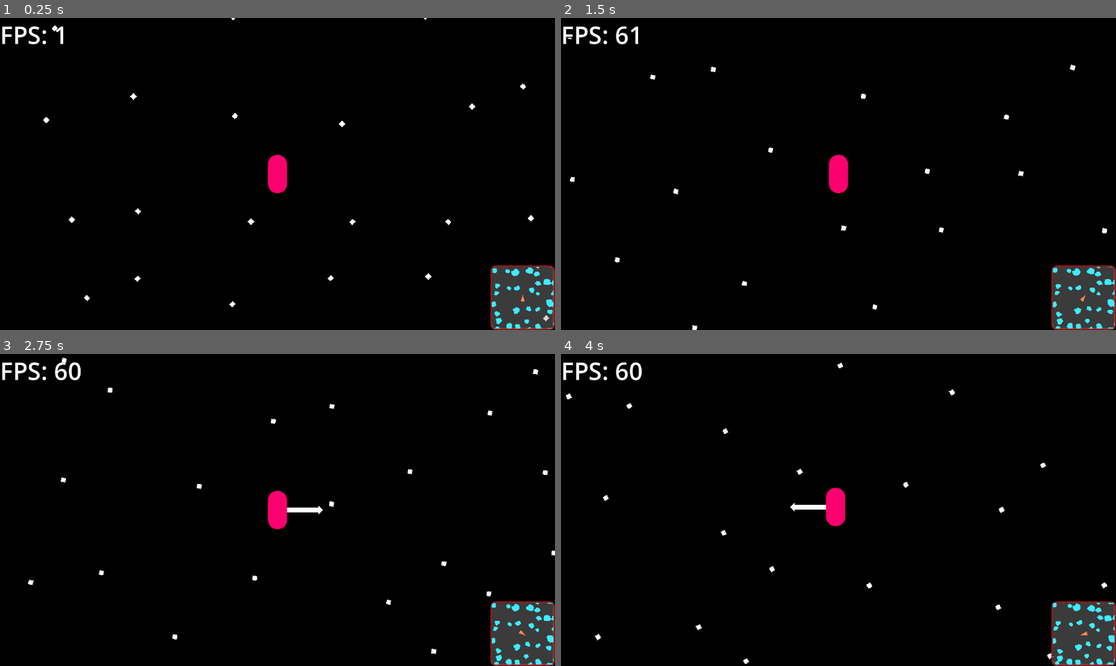
Above: before the commit, frames 1-4 (two rows, left to right).
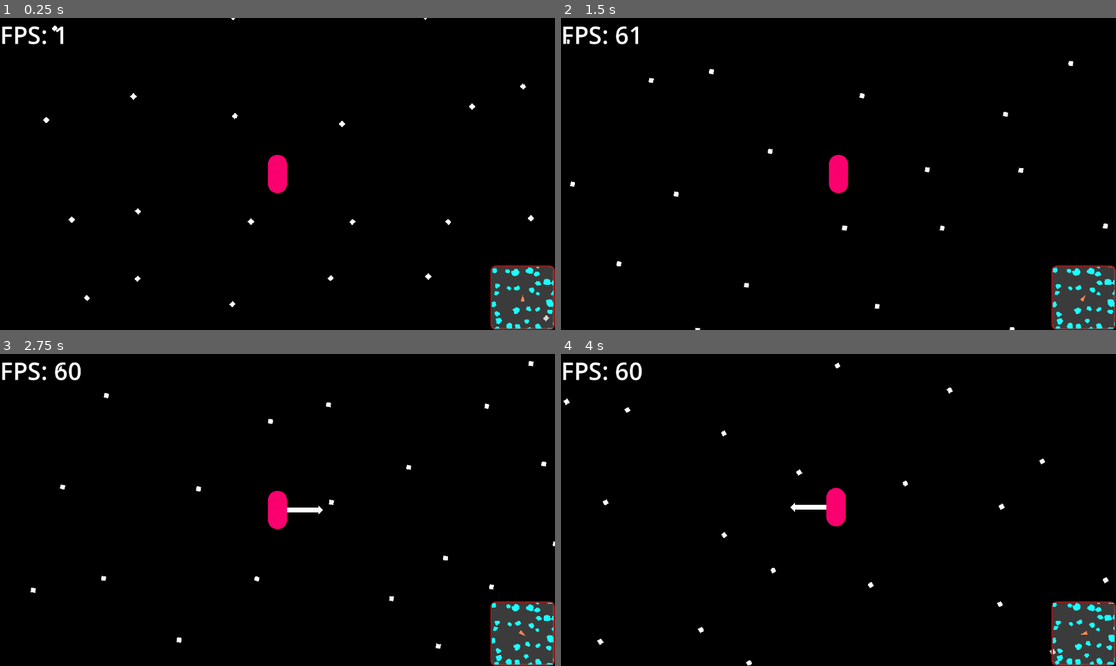
Above: after the commit, the same moments.

Repository: coolspacegame/game
Game: Godot game, scene res://node_2d.tscn
The game is run twice, just before and just after one commit, with the same random seed, the same clock (stepped at 60 frames per second) and the same inputs.
Inputs (mouse positions are in pixels of both pictures, inside the frame that each line leads up to):
- Up to frame 1 (0.25 s): no input
- Up to frame 2 (1.5 s): tap Enter at 0.5 s; move the mouse to (960, 158) at 0.52 s; hold D (skelly_input_action_right) 0.53-1.28 s; click (960, 158) at 0.6 s; tap Space (skelly_input_action_jump) at 0.77 s; move the mouse to (727, 189) at 1.27 s; hold S (skelly_input_action_backward) from 1.28 s (still down); right-click (727, 189) at 1.35 s
- Up to frame 3 (2.75 s): tap Space (skelly_input_action_jump) at 1.52 s; move the mouse to (333, 441) at 2.02 s; release S (skelly_input_action_backward) at 2.03 s; hold D (skelly_input_action_right) from 2.03 s (still down); tap E (skelly_input_action_2) at 2.1 s
- Up to frame 4 (4 s): move the mouse to (810, 572) at 2.77 s; release D (skelly_input_action_right) at 2.78 s; hold W (skelly_input_action_forward) 2.78-3.53 s; tap I (skelly_input_action_3) at 2.85 s; tap Space (skelly_input_action_jump) at 3.02, 3.77 s; move the mouse to (1005, 556) at 3.52 s; hold A (skelly_input_action_left) from 3.53 s (still down); click (1005, 556) at 3.6 s

The runs differ from the first frame. In frame 1, 0.3% of the frame differs, in the area x 88-100%, y 79-100%; in frame 2, 0.7%; in frame 3, 0.9%; in frame 4, 0.9%, in the area x 0-100%, y 2-100%.

Commit message:
UI abstraction into stefan branch (#15)
* Consolidated UI scripts into one. Extracted FPS label and minimap into
separate scene (along with other UI elements. Renamed TheAsteroid to
Asteroid.

* fix comments

* included the minimap camera in the ui abstraction

* reparent the asteroid's rigidbody to the asteroid in order to fix a bug where gravity wasn't working

Diff:
--- a/node_2d.tscn
+++ b/node_2d.tscn
@@ -1,15 +1,12 @@
-[gd_scene load_steps=22 format=3 uid="uid://d01ygggpfvijv"]
+[gd_scene load_steps=13 format=3 uid="uid://d01ygggpfvijv"]
 
 [ext_resource type="PackedScene" uid="uid://tbol7ay3fc5a" path="res://scenes/the_character.tscn" id="1_x0ka3"]
 [ext_resource type="Shader" uid="uid://bxtj0hvu04viu" path="res://shaders/bg_shader.tres" id="2_q6r6c"]
 [ext_resource type="Script" uid="uid://dv4vjoges1tfq" path="res://scripts/TheCamera.gd" id="4_rj586"]
-[ext_resource type="Script" uid="uid://mt3ebexr2yyf" path="res://scripts/TheLabel.gd" id="5_4d7sh"]
+[ext_resource type="PackedScene" uid="uid://cg741qlycoys2" path="res://scenes/the_ui.tscn" id="6_d21ai"]
 [ext_resource type="Script" uid="uid://bf2cimoge6xc1" path="res://scripts/TheGenerator.gd" id="7_4d7sh"]
 [ext_resource type="Script" uid="uid://cw2jpbgevioaq" path="res://scripts/Background.gd" id="8_4d7sh"]
-[ext_resource type="Script" uid="uid://bj3ov0vc2jm17" path="res://scripts/MinimapCamera.gd" id="9_hqns4"]
 [ext_resource type="Script" uid="uid://d4iai86sp4tm" path="res://scripts/MinimalInputHandler.gd" id="10_ir8iy"]
-[ext_resource type="Script" uid="uid://dctu8lqks5d5u" path="res://scripts/CharacterDot.gd" id="11_hqns4"]
-[ext_resource type="Script" uid="uid://vxmpfx5v4gmh" path="res://scripts/AsteroidDots.gd" id="11_x0ka3"]
 
 [sub_resource type="FastNoiseLite" id="FastNoiseLite_ir8iy"]
 noise_type = 0
@@ -28,36 +25,14 @@
 
 [sub_resource type="CircleShape2D" id="CircleShape2D_q6r6c"]
 
-[sub_resource type="StyleBoxFlat" id="StyleBoxFlat_hqns4"]
-bg_color = Color(0.6, 0.6, 0.6, 0.388235)
-border_width_left = 3
-border_width_top = 3
-border_width_right = 3
-border_width_bottom = 3
-border_color = Color(0.57, 0.0969, 0.0969, 1)
-corner_radius_top_left = 10
-corner_radius_top_right = 10
-corner_radius_bottom_right = 10
-corner_radius_bottom_left = 10
+[node name="Node2D" type="Node2D"]
 
-[sub_resource type="PrismMesh" id="PrismMesh_hqns4"]
-size = Vector3(8, 15, 8)
+[node name="MinimalInputHandler" type="Node" parent="."]
+script = ExtResource("10_ir8iy")
 
-[sub_resource type="Gradient" id="Gradient_hqns4"]
-offsets = PackedFloat32Array(0.995283)
-colors = PackedColorArray(1, 0.538, 0.34, 1)
+[node name="CanvasLayer" type="CanvasLayer" parent="."]
 
-[sub_resource type="GradientTexture2D" id="GradientTexture2D_x0ka3"]
-gradient = SubResource("Gradient_hqns4")
-
-[sub_resource type="Gradient" id="Gradient_ir8iy"]
-offsets = PackedFloat32Array(1)
-colors = PackedColorArray(0.25, 0.925, 1, 1)
-
-[sub_resource type="GradientTexture1D" id="GradientTexture1D_hqns4"]
-gradient = SubResource("Gradient_ir8iy")
-
-[node name="Node2D" type="Node2D"]
+[node name="UI" parent="CanvasLayer" instance=ExtResource("6_d21ai")]
 
 [node name="TheCharacter" parent="." instance=ExtResource("1_x0ka3")]
 
@@ -85,77 +60,9 @@
 [node name="Camera2D" type="Camera2D" parent="TheCamera"]
 ignore_rotation = false
 
-[node name="CanvasLayer" type="CanvasLayer" parent="."]
-
-[node name="Container" type="VBoxContainer" parent="CanvasLayer"]
-anchors_preset = 15
-anchor_right = 1.0
-anchor_bottom = 1.0
-grow_horizontal = 2
-grow_vertical = 2
-
-[node name="Label" type="Label" parent="CanvasLayer/Container"]
-layout_mode = 2
-theme_override_colors/font_shadow_color = Color(0, 0, 0, 1)
-theme_override_colors/font_outline_color = Color(0, 0, 0, 1)
-theme_override_constants/shadow_outline_size = 4
-theme_override_font_sizes/font_size = 50
-text = "60 FPS"
-script = ExtResource("5_4d7sh")
-
-[node name="Control2" type="Control" parent="CanvasLayer/Container"]
-layout_mode = 2
-size_flags_horizontal = 3
-size_flags_vertical = 3
-
-[node name="HBoxContainer" type="HBoxContainer" parent="CanvasLayer/Container"]
-layout_mode = 2
-
-[node name="Control" type="Control" parent="CanvasLayer/Container/HBoxContainer"]
-layout_mode = 2
-size_flags_horizontal = 3
-
-[node name="PanelContainer" type="PanelContainer" parent="CanvasLayer/Container/HBoxContainer"]
-layout_mode = 2
-theme_override_styles/panel = SubResource("StyleBoxFlat_hqns4")
-
-[node name="SubViewportContainer" type="SubViewportContainer" parent="CanvasLayer/Container/HBoxContainer/PanelContainer"]
-layout_mode = 2
-
-[node name="SubViewport" type="SubViewport" parent="CanvasLayer/Container/HBoxContainer/PanelContainer/SubViewportContainer"]
-disable_3d = true
-transparent_bg = true
-handle_input_locally = false
-snap_2d_transforms_to_pixel = true
-snap_2d_vertices_to_pixel = true
-msaa_2d = 1
-gui_disable_input = true
-size = Vector2i(128, 128)
-render_target_update_mode = 4
-
-[node name="MinimapWorld" type="Node2D" parent="CanvasLayer/Container/HBoxContainer/PanelContainer/SubViewportContainer/SubViewport"]
-scale = Vector2(0.01, 0.01)
-
-[node name="CharacterDot" type="MeshInstance2D" parent="CanvasLayer/Container/HBoxContainer/PanelContainer/SubViewportContainer/SubViewport/MinimapWorld"]
-scale = Vector2(100, -100)
-mesh = SubResource("PrismMesh_hqns4")
-texture = SubResource("GradientTexture2D_x0ka3")
-script = ExtResource("11_hqns4")
-
-[node name="AsteroidDots" type="Node2D" parent="CanvasLayer/Container/HBoxContainer/PanelContainer/SubViewportContainer/SubViewport/MinimapWorld"]
-script = ExtResource("11_x0ka3")
-asteroid_texture = SubResource("GradientTexture1D_hqns4")
-
-[node name="MinimapCamera" type="Camera2D" parent="CanvasLayer/Container/HBoxContainer/PanelContainer/SubViewportContainer/SubViewport/MinimapWorld"]
-scale = Vector2(100, 100)
-script = ExtResource("9_hqns4")
-
-[node name="MinimalInputHandler" type="Node" parent="."]
-script = ExtResource("10_ir8iy")
-
+[connection signal="request_character_movement" from="MinimalInputHandler" to="TheCharacter" method="_on_request_movement"]
+[connection signal="body_transform_updated" from="TheCharacter" to="CanvasLayer/UI" method="_on_character_transform_updated"]
 [connection signal="body_transform_updated" from="TheCharacter" to="TheCamera" method="_on_character_transform_updated"]
-[connection signal="body_transform_updated" from="TheCharacter" to="CanvasLayer/Container/HBoxContainer/PanelContainer/SubViewportContainer/SubViewport/MinimapWorld/CharacterDot" method="_on_character_transform_updated"]
-[connection signal="asteroid_mesh_created" from="TheGenerator" to="CanvasLayer/Container/HBoxContainer/PanelContainer/SubViewportContainer/SubViewport/MinimapWorld/AsteroidDots" method="_on_asteroid_created"]
-[connection signal="asteroid_transform_updated" from="TheGenerator" to="CanvasLayer/Container/HBoxContainer/PanelContainer/SubViewportContainer/SubViewport/MinimapWorld/AsteroidDots" method="_on_asteroid_transform_updated"]
+[connection signal="asteroid_mesh_created" from="TheGenerator" to="CanvasLayer/UI" method="_on_asteroid_mesh_created"]
+[connection signal="asteroid_transform_updated" from="TheGenerator" to="CanvasLayer/UI" method="_on_asteroid_transform_updated"]
 [connection signal="position_updated" from="TheCamera" to="Background" method="on_camera_postion_updated"]
-[connection signal="request_character_movement" from="MinimalInputHandler" to="TheCharacter" method="_on_request_movement"]
--- /dev/null
+++ b/scenes/the_ui.tscn
@@ -0,0 +1,92 @@
+[gd_scene load_steps=8 format=3 uid="uid://cg741qlycoys2"]
+
+[ext_resource type="Script" uid="uid://qhdtdvu8xtmg" path="res://scripts/TheUI.gd" id="1_7yjsv"]
+
+[sub_resource type="Gradient" id="Gradient_bfjsh"]
+offsets = PackedFloat32Array(1)
+colors = PackedColorArray(0.101961, 1, 1, 1)
+
+[sub_resource type="GradientTexture1D" id="GradientTexture1D_qgphy"]
+gradient = SubResource("Gradient_bfjsh")
+
+[sub_resource type="StyleBoxFlat" id="StyleBoxFlat_7yjsv"]
+bg_color = Color(0.6, 0.6, 0.6, 0.388235)
+border_width_left = 3
+border_width_top = 3
+border_width_right = 3
+border_width_bottom = 3
+border_color = Color(0.57, 0.0969, 0.0969, 1)
+corner_radius_top_left = 10
+corner_radius_top_right = 10
+corner_radius_bottom_right = 10
+corner_radius_bottom_left = 10
+
+[sub_resource type="PrismMesh" id="PrismMesh_hqns4"]
+size = Vector3(8, 15, 8)
+
+[sub_resource type="Gradient" id="Gradient_hqns4"]
+offsets = PackedFloat32Array(0.995283)
+colors = PackedColorArray(1, 0.538, 0.34, 1)
+
+[sub_resource type="GradientTexture2D" id="GradientTexture2D_x0ka3"]
+gradient = SubResource("Gradient_hqns4")
+
+[node name="UI" type="VBoxContainer"]
+anchors_preset = 15
+anchor_right = 1.0
+anchor_bottom = 1.0
+grow_horizontal = 2
+grow_vertical = 2
+script = ExtResource("1_7yjsv")
+_asteroid_texture = SubResource("GradientTexture1D_qgphy")
+
+[node name="FPSCounter" type="Label" parent="."]
+layout_mode = 2
+theme_override_colors/font_shadow_color = Color(0, 0, 0, 1)
+theme_override_colors/font_outline_color = Color(0, 0, 0, 1)
+theme_override_constants/shadow_outline_size = 4
+theme_override_font_sizes/font_size = 50
+text = "60 FPS"
+
+[node name="VerticalSpace" type="Control" parent="."]
+layout_mode = 2
+size_flags_horizontal = 3
+size_flags_vertical = 3
+
+[node name="BottomRow" type="HBoxContainer" parent="."]
+layout_mode = 2
+
+[node name="HorizontalSpace" type="Control" parent="BottomRow"]
+layout_mode = 2
+size_flags_horizontal = 3
+
+[node name="MinimapPanelContainer" type="PanelContainer" parent="BottomRow"]
+layout_mode = 2
+theme_override_styles/panel = SubResource("StyleBoxFlat_7yjsv")
+
+[node name="MinimapSubViewportContainer" type="SubViewportContainer" parent="BottomRow/MinimapPanelContainer"]
+layout_mode = 2
+
+[node name="SubViewport" type="SubViewport" parent="BottomRow/MinimapPanelContainer/MinimapSubViewportContainer"]
+disable_3d = true
+transparent_bg = true
+handle_input_locally = false
+snap_2d_transforms_to_pixel = true
+snap_2d_vertices_to_pixel = true
+msaa_2d = 1
+gui_disable_input = true
+size = Vector2i(128, 128)
+render_target_update_mode = 4
+
+[node name="MinimapWorld" type="Node2D" parent="BottomRow/MinimapPanelContainer/MinimapSubViewportContainer/SubViewport"]
+scale = Vector2(0.01, 0.01)
+
+[node name="CharacterIndicator" type="MeshInstance2D" parent="BottomRow/MinimapPanelContainer/MinimapSubViewportContainer/SubViewport/MinimapWorld"]
+scale = Vector2(100, -100)
+mesh = SubResource("PrismMesh_hqns4")
+texture = SubResource("GradientTexture2D_x0ka3")
+
+[node name="AsteroidIndicators" type="Node2D" parent="BottomRow/MinimapPanelContainer/MinimapSubViewportContainer/SubViewport/MinimapWorld"]
+
+[node name="MinimapCamera" type="Camera2D" parent="BottomRow/MinimapPanelContainer/MinimapSubViewportContainer/SubViewport/MinimapWorld"]
+scale = Vector2(100, 100)
--- a/scripts/TheAsteroid.gd
+++ b/scripts/Asteroid.gd
@@ -1,5 +1,5 @@
 
-class_name TheAsteroid
+class_name Asteroid
 extends Node2D
 
 class GenerateParameters:
@@ -11,17 +11,17 @@
 class Tile:
 	pass
 
-# Empty, as in your C# code
-
-
-
 var mesh_node: MeshInstance2D
+var rigid_body: RigidBody2D
 var collision_polygon: PackedVector2Array
 
 func _init():
 	var m = MeshInstance2D.new()
 	add_child(m)
 	mesh_node = get_child(0)
+
+func _process(_delta: float) -> void:
+	mesh_node.transform = rigid_body.transform
 
 func generate_mesh(tile_coords: Array, square_tile_size: float, asteroid_origin: Vector2) -> void:
 
--- a/scripts/AsteroidDots.gd
+++ /dev/null
@@ -1,21 +0,0 @@
-extends Node2D
-
-@export var asteroid_texture: Texture2D
-
-
-func _on_asteroid_created(asteroid_mesh: Mesh):
-
-	var mesh_copy = asteroid_mesh.duplicate(true)
-
-	var new_child = MeshInstance2D.new()
-	new_child.texture = asteroid_texture
-	new_child.mesh = mesh_copy
-	# new_child.transform = asteroid_transform
-	# new_child.position *= 0.001
-	# new_child.scale *= 0.001
-
-	add_child(new_child)
-
-func _on_asteroid_transform_updated(idx: int, asteroid_transform: Transform2D):
-	var c = get_child(idx) as Node2D
-	c.transform = asteroid_transform
--- a/scripts/CharacterDot.gd
+++ /dev/null
@@ -1,6 +0,0 @@
-extends MeshInstance2D
-
-## This function is used to update the minimap player icon to the same position and rotation as that of the player character
-func _on_character_transform_updated(character_body_transform: Transform2D):
-    position = character_body_transform.get_origin()
-    rotation = character_body_transform.get_rotation()
--- a/scripts/MinimapCamera.gd
+++ /dev/null
@@ -1,5 +0,0 @@
-extends Camera2D
-
-
-func _on_character_position_updated(p: Vector2):
-    position = p
--- a/scripts/TheCharacter.gd
+++ b/scripts/TheCharacter.gd
@@ -5,12 +5,11 @@
 ## Primarily position and rotation are used, though scale could also be used.
 signal body_transform_updated(global_transform: Transform2D)
 
-
 ## The state of the last requested input movement (one of four directions, or zero)
 var _requested_movement := Vector2i.ZERO
 
 ## asteroids that are detected within the radius of the $ProximityDetector node
-var _nearby_asteroids: Dictionary[RID, TheAsteroid] = {}
+var _nearby_asteroids: Dictionary[RID, Asteroid] = {}
 
 var _show_debug_indicators = true
 
@@ -36,7 +35,7 @@
 func _on_body_entered_proximity(body: Node2D):
 	if body is RigidBody2D:
 		var body_parent = body.get_parent()
-		if body_parent is TheAsteroid:
+		if body_parent is Asteroid:
 			# TODO there should be a better key to use other than the rigid body's RID
 			_nearby_asteroids[body.get_rid()] = body_parent
 
@@ -44,7 +43,7 @@
 func _on_body_exited_proximity(body: Node2D):
 	if body is RigidBody2D:
 		var body_parent = body.get_parent()
-		if body_parent is TheAsteroid:
+		if body_parent is Asteroid:
 			_nearby_asteroids.erase(body.get_rid())
 
 
@@ -58,7 +57,7 @@
 	var character_body := $PhysicsBody as RigidBody2D
 	var character_mass := character_body.mass
 
-	for asteroid: TheAsteroid in _nearby_asteroids.values():
+	for asteroid: Asteroid in _nearby_asteroids.values():
 		var asteroid_body := (asteroid.rigid_body as RigidBody2D)
 		var asteroid_mass := asteroid_body.mass
 		var relative_position := (asteroid_body.global_position - character_body.global_position)
--- a/scripts/TheGenerator.gd
+++ b/scripts/TheGenerator.gd
@@ -1,15 +1,12 @@
 extends Node2D
-
-# @export var _noise: FastNoiseLite
-# @export var additive_noise: Array[FastNoiseLite]
 
 @export var detail_noise: FastNoiseLite
 @export var size_noise: FastNoiseLite
 @export var global_seed := 111
 
+signal asteroid_mesh_created(asteroid_mesh: Mesh)
+signal asteroid_transform_updated(idx: int, transform: Transform2D)
 
-signal asteroid_mesh_created(mesh: Mesh)
-signal asteroid_transform_updated(idx: int, transform: Transform2D)
 signal asteroid_body_created(body: RigidBody2D)
 signal asteroid_approaching_character(asteroid: RigidBody2D)
 signal asteroid_exiting_character(asteroid: RigidBody2D)
@@ -118,14 +115,14 @@
 		for tile in asteroid_border_tiles:
 			centroid += Vector2(tile) * fine_grid_size / len(asteroid_border_tiles)
 
-		var asteroid = TheAsteroid.new()
+		var asteroid = Asteroid.new()
 		var rigid_body = RigidBody2D.new()
 
 
 		var asteroid_center = centroid
 
 		rigid_body.mass = 2000.0 * asteroid_border_tiles.size()
-		rigid_body.transform = rigid_body.transform.translated(asteroid_center)
+		# rigid_body.transform = rigid_body.transform.translated(asteroid_center)
 
 		asteroid.generate_mesh(asteroid_border_tiles, fine_grid_size, asteroid_center)
 		asteroid_mesh_created.emit(asteroid.mesh_node.mesh)
@@ -138,26 +135,22 @@
 			collision_shape.shape.points = hull
 			rigid_body.add_child(collision_shape)
 
-		# collision_poly.polygon = Geometry2D.decompose_polygon_in_convex(p)
-
-		rigid_body.add_child(asteroid)
-
-		add_child(rigid_body)
-
-		var body := get_child(get_child_count() - 1) as RigidBody2D
-		asteroid_body_created.emit(body)
+		asteroid.add_child(rigid_body)
+		asteroid.position = asteroid_center
+		asteroid.rigid_body = rigid_body
 
 
-		body.apply_central_impulse(100 * (Vector2(randf(), randf()) * 2 - Vector2.ONE))
-		body.apply_torque_impulse(100 * (randf() * 2 - 1))
-
+		add_child(asteroid)
+		asteroid = get_child(get_child_count() - 1)
+		asteroid.rigid_body.apply_central_impulse(100 * (Vector2(randf(), randf()) * 2 - Vector2.ONE))
+		asteroid.rigid_body.apply_torque_impulse(100 * (randf() * 2 - 1))
+		asteroid_body_created.emit(asteroid.rigid_body)
 
 func _process(delta: float) -> void:
 	for child_idx in range(get_child_count()):
-		var child = get_child(child_idx) as Node2D
-		# var r = child as RigidBody2D
+		var child := get_child(child_idx) as Asteroid
 
-		asteroid_transform_updated.emit(child_idx, child.transform)
+		asteroid_transform_updated.emit(child_idx, child.rigid_body.global_transform)
 
 # func _physics_process(delta: float) -> void:
 # 	for child in get_children():
--- a/scripts/TheLabel.gd
+++ /dev/null
@@ -1,4 +0,0 @@
-extends Label
-
-func _process(delta: float) -> void:
-	text = "FPS: %d" % Engine.get_frames_per_second()
--- /dev/null
+++ b/scripts/TheUI.gd
@@ -0,0 +1,46 @@
+extends VBoxContainer
+
+@export var _asteroid_texture: Texture2D
+var _character_indicator_node: Node2D
+var _asteroid_indicators_node: Node2D
+var _minimap_camera_node: Node2D
+
+
+func _ready() -> void:
+	# TODO this probably isn't the best way to reference great-great-grandchildren nodes.
+	# If the path changes, we will need to update these lines
+	_character_indicator_node = \
+		$BottomRow/MinimapPanelContainer/MinimapSubViewportContainer/SubViewport/MinimapWorld/CharacterIndicator as Node2D
+	_asteroid_indicators_node = \
+		$BottomRow/MinimapPanelContainer/MinimapSubViewportContainer/SubViewport/MinimapWorld/AsteroidIndicators as Node2D
+	_minimap_camera_node = \
+		$BottomRow/MinimapPanelContainer/MinimapSubViewportContainer/SubViewport/MinimapWorld/MinimapCamera as Node2D
+
+func _process(_delta: float) -> void:
+	($FPSCounter as Label).text = "FPS: %d" % Engine.get_frames_per_second()
+
+func _on_character_transform_updated(character_body_transform: Transform2D):
+	_character_indicator_node.position = character_body_transform.get_origin()
+	_minimap_camera_node.position = character_body_transform.get_origin()
+	_character_indicator_node.rotation = character_body_transform.get_rotation()
+
+func _on_asteroid_mesh_created(asteroid_mesh: Mesh):
+
+	# create a copy of the asteroid mesh, and create a new node to attach it to for the minimap
+	var mesh_copy = asteroid_mesh.duplicate()
+	var new_child = MeshInstance2D.new()
+
+	# use the predefined texture as well as the mesh we duplicated
+	new_child.texture = _asteroid_texture
+	new_child.mesh = mesh_copy
+
+	_asteroid_indicators_node.add_child(new_child)
+
+func _on_asteroid_transform_updated(child_index: int, asteroid_transform: Transform2D):
+	# There might be a better way of identifying the asteroids, but right now it's assumed
+	# that the caller (or signal emitter) is keeping track if which order the asteroids were added in.
+	# This works as long as the order of the children on this node stays the same.
+	# TODO Might be a problem if asteroids are destroyed
+	var target_asteroid = _asteroid_indicators_node.get_child(child_index) as MeshInstance2D
+
+	target_asteroid.transform = asteroid_transform
--- a/scripts/Triangle.gd
+++ /dev/null
@@ -1,30 +0,0 @@
-extends Node2D
-
-# var _new_scale: Vector2 = Vector2.ONE
-
-func on_input_force_applied(force: Vector2) -> void:
-	# print(force.length())
-	# lerp(0.0, 10.0, clamp())
-	# scale =
-	var scaled_force = force.length() * 0.05
-
-	var unit_force = force.normalized()
-	var angle = atan2(unit_force.y, unit_force.x)
-
-	var new_scale = Vector2(clamp(scaled_force, 0.0, 2.0), 1.0)
-	set_scale(new_scale)
-	# set_rotation(angle)
-	set_global_rotation(angle)
-
-func on_input_torque_applied(torque: float) -> void:
-	# print(abs(torque))
-	# lerp(0.0, 10.0, clamp())
-	# scale =
-	var scaled_torque = abs(torque) * 0.01
-
-	# var unit_force =
-	# var angle = atan2(unit_force.y, unit_force.x)
-
-	var new_scale = Vector2(clamp(scaled_torque, 0.0, 1.0), 1.0)
-	set_scale(new_scale)
-	set_rotation(0.0 if torque > 0 else PI)
Renamed: scripts/TheAsteroid.gd.uid -> scripts/Asteroid.gd.uid
Not shown, removed: scripts/AsteroidDots.gd.uid
Not shown, removed: scripts/CharacterDot.gd.uid
Not shown, removed: scripts/MinimapCamera.gd.uid
Not shown, removed: scripts/TheLabel.gd.uid
Not shown, added: scripts/TheUI.gd.uid
Not shown, removed: scripts/Triangle.gd.uid
